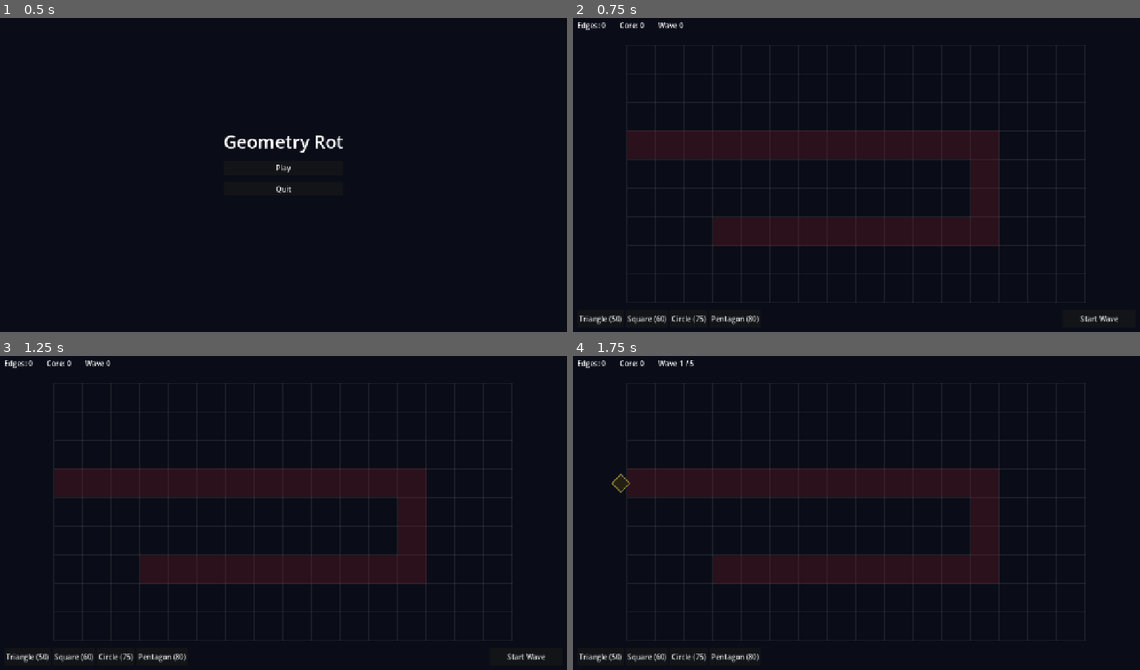
Above: before the commit, frames 1-4 (two rows, left to right).
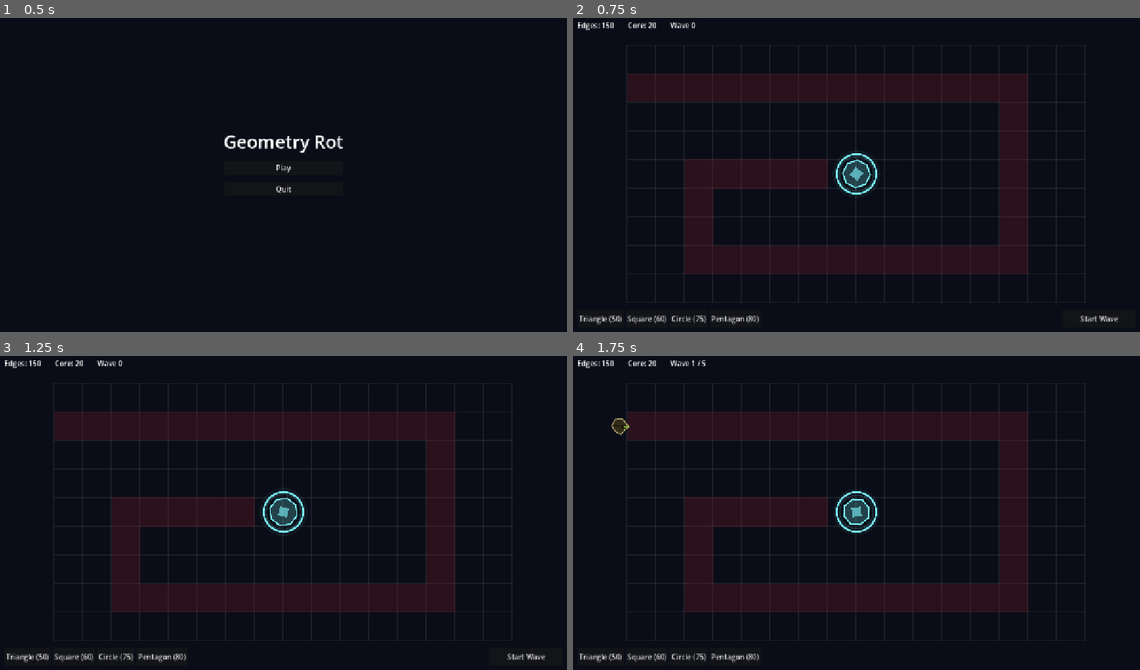
Above: after the commit, the same moments.

Repository: minabeikzadeh/GeometryRot
Game: Godot game, scene res://scenes/main_menu.tscn
Same seed, same stepped clock (60 frames per second), same inputs: the game is played once before the commit and once after it.
Inputs:
- Up to frame 1 (0.5 s): no input
- Up to frame 2 (0.75 s): click "Play" at 0.5 s
- Up to frame 3 (1.25 s): no input
- Up to frame 4 (1.75 s): click "Start Wave" at 1.25 s

Frame 1 is identical in both runs. In frame 2, 30% of the frame differs, in the area x 4-81%, y 1-82%; in frame 3, 30%; in frame 4, 30%.

Commit message:
Deformed zombie visuals

Diff:
--- a/scenes/level.tscn
+++ b/scenes/level.tscn
@@ -9,12 +9,13 @@
 [ext_resource type="PackedScene" path="res://scenes/tower.tscn" id="7_tower"]
 [ext_resource type="PackedScene" path="res://scenes/zombie.tscn" id="8_zombie"]
 [ext_resource type="PackedScene" path="res://scenes/hud.tscn" id="9_hud"]
+[ext_resource type="Script" path="res://scripts/core/core.gd" id="10_core"]
 
 [sub_resource type="Curve2D" id="Curve2D_path"]
 _data = {
-"points": PackedVector2Array(0, 0, 0, 0, -32, 224, 0, 0, 0, 0, 800, 224, 0, 0, 0, 0, 800, 416, 0, 0, 0, 0, 224, 416)
+"points": PackedVector2Array(0, 0, 0, 0, -32, 96, 0, 0, 0, 0, 864, 96, 0, 0, 0, 0, 864, 480, 0, 0, 0, 0, 160, 480, 0, 0, 0, 0, 160, 288, 0, 0, 0, 0, 512, 288)
 }
-point_count = 4
+point_count = 6
 
 [node name="Level" type="Node2D" node_paths=PackedStringArray("grid", "economy", "spawner")]
 script = ExtResource("1_gm")
@@ -26,11 +27,16 @@
 [node name="Grid" type="Node2D" parent="."]
 position = Vector2(128, 72)
 script = ExtResource("2_grid")
-path_cells = Array[Vector2i]([Vector2i(0, 3), Vector2i(1, 3), Vector2i(2, 3), Vector2i(3, 3), Vector2i(4, 3), Vector2i(5, 3), Vector2i(6, 3), Vector2i(7, 3), Vector2i(8, 3), Vector2i(9, 3), Vector2i(10, 3), Vector2i(11, 3), Vector2i(12, 3), Vector2i(12, 4), Vector2i(12, 5), Vector2i(12, 6), Vector2i(11, 6), Vector2i(10, 6), Vector2i(9, 6), Vector2i(8, 6), Vector2i(7, 6), Vector2i(6, 6), Vector2i(5, 6), Vector2i(4, 6), Vector2i(3, 6)])
+path_cells = Array[Vector2i]([Vector2i(0, 1), Vector2i(1, 1), Vector2i(2, 1), Vector2i(3, 1), Vector2i(4, 1), Vector2i(5, 1), Vector2i(6, 1), Vector2i(7, 1), Vector2i(8, 1), Vector2i(9, 1), Vector2i(10, 1), Vector2i(11, 1), Vector2i(12, 1), Vector2i(13, 1), Vector2i(13, 2), Vector2i(13, 3), Vector2i(13, 4), Vector2i(13, 5), Vector2i(13, 6), Vector2i(13, 7), Vector2i(12, 7), Vector2i(11, 7), Vector2i(10, 7), Vector2i(9, 7), Vector2i(8, 7), Vector2i(7, 7), Vector2i(6, 7), Vector2i(5, 7), Vector2i(4, 7), Vector2i(3, 7), Vector2i(2, 7), Vector2i(2, 6), Vector2i(2, 5), Vector2i(2, 4), Vector2i(3, 4), Vector2i(4, 4), Vector2i(5, 4), Vector2i(6, 4)])
+core_cells = Array[Vector2i]([Vector2i(7, 4), Vector2i(8, 4)])
 
 [node name="Path2D" type="Path2D" parent="."]
 position = Vector2(128, 72)
 curve = SubResource("Curve2D_path")
+
+[node name="Core" type="Node2D" parent="."]
+position = Vector2(640, 360)
+script = ExtResource("10_core")
 
 [node name="Economy" type="Node" parent="."]
 script = ExtResource("3_eco")
--- /dev/null
+++ b/scripts/core/core.gd
@@ -0,0 +1,67 @@
+class_name CoreTarget
+extends Node2D
+## The thing the player is defending. Drawn in code: a spinning octagon with a health ring.
+## Flashes when a zombie reaches it and shifts from cyan to red as health drops.
+## OWNER: Member 3 (art polish: Member 4).
+
+const BASE_COLOR := Color("#7df9ff")
+const DANGER_COLOR := Color("#ff3b4f")
+
+@export var radius: float = 30.0
+
+var max_health: int = 1
+var health: int = 1
+var _time: float = 0.0
+var _flash: float = 0.0
+
+
+func _ready() -> void:
+	add_to_group("core")
+	GameEvents.core_health_changed.connect(_on_health_changed)
+	GameEvents.zombie_reached_core.connect(func(_z): _flash = 1.0)
+
+
+func _on_health_changed(value: int) -> void:
+	max_health = maxi(max_health, value)   # first value we hear is the full health
+	health = value
+
+
+func _process(delta: float) -> void:
+	_time += delta
+	_flash = maxf(0.0, _flash - delta * 3.0)
+	queue_redraw()
+
+
+func _draw() -> void:
+	var frac := clampf(float(health) / float(max_health), 0.0, 1.0)
+	var col := DANGER_COLOR.lerp(BASE_COLOR, frac).lerp(Color.WHITE, _flash)
+	var pulse := 1.0 + 0.05 * sin(_time * 3.0)
+
+	# Soft glow rings
+	for i in 3:
+		var a := 0.14 - 0.04 * float(i)
+		draw_arc(Vector2.ZERO, radius * pulse + 8.0 + 6.0 * float(i), 0.0, TAU, 48, Color(col.r, col.g, col.b, a), 4.0)
+
+	# Health ring: full circle = full health
+	var ring_r := radius + 14.0
+	draw_arc(Vector2.ZERO, ring_r, 0.0, TAU, 64, Color(1, 1, 1, 0.12), 4.0)
+	if frac > 0.0:
+		draw_arc(Vector2.ZERO, ring_r, -PI / 2.0, -PI / 2.0 + TAU * frac, 64, col, 4.0, true)
+
+	# Outer octagon (spins slowly)
+	var outer := _polygon(8, radius * pulse, _time * 0.4)
+	draw_colored_polygon(outer, Color(col.r, col.g, col.b, 0.22))
+	outer.append(outer[0])
+	draw_polyline(outer, col, 3.0, true)
+
+	# Inner square (spins the other way)
+	var inner := _polygon(4, radius * 0.5, -_time * 0.8)
+	draw_colored_polygon(inner, Color(col.r, col.g, col.b, 0.6))
+
+
+func _polygon(sides: int, r: float, rot: float) -> PackedVector2Array:
+	var pts := PackedVector2Array()
+	for i in sides:
+		var a := TAU * float(i) / float(sides) + rot
+		pts.append(Vector2(cos(a), sin(a)) * r)
+	return pts
--- a/scripts/grid/grid_manager.gd
+++ b/scripts/grid/grid_manager.gd
@@ -7,6 +7,7 @@
 @export var columns: int = 16
 @export var rows: int = 9
 @export var path_cells: Array[Vector2i] = []   # filled by the level; towers cannot be placed here
+@export var core_cells: Array[Vector2i] = []   # cells under the Core; also blocked
 
 var occupied: Dictionary = {}   # Vector2i -> Tower
 
@@ -25,7 +26,7 @@
 
 
 func can_place(cell: Vector2i) -> bool:
-	return in_bounds(cell) and not occupied.has(cell) and not path_cells.has(cell)
+	return in_bounds(cell) and not occupied.has(cell) and not path_cells.has(cell) and not core_cells.has(cell)
 
 
 func occupy(cell: Vector2i, tower: Node2D) -> void:
--- a/scripts/systems/economy_manager.gd
+++ b/scripts/systems/economy_manager.gd
@@ -14,6 +14,10 @@
 	core_health = core_max_health
 	GameEvents.zombie_killed.connect(_on_zombie_killed)
 	GameEvents.zombie_reached_core.connect(_on_zombie_reached_core)
+	_emit_initial_values.call_deferred()
+
+
+func _emit_initial_values() -> void:
 	GameEvents.edges_changed.emit(edges)
 	GameEvents.core_health_changed.emit(core_health)
 
--- a/scripts/zombies/zombie.gd
+++ b/scripts/zombies/zombie.gd
@@ -1,17 +1,29 @@
 class_name Zombie
 extends Shape
 ## Infected shape. Follows a Path2D toward the Core.
+## Looks like a decayed version of its shape: dented edges, spikes or drips, cracks, wobble, glitch flicker.
 ## OWNER: Member 2.
+
+const CRACK_GLOW := Color("#a6ff3a")
+const GLITCH_COLOR := Color("#ff3bd4")
 
 var zombie_id: String = ""
 var stats: Dictionary = {}
 var path_follow: PathFollow2D = null   # set by WaveSpawner when spawned
 var speed_multiplier: float = 1.0      # slowed by Oval, slime, etc.
 
+# Visual deformation (random per zombie, so no two look the same)
+var _vert_scale := PackedFloat32Array()
+var _vert_angle := PackedFloat32Array()
+var _crack_idx: Array[int] = []
+var _time: float = 0.0
+var _glitch: float = 0.0
+
 
 func _ready() -> void:
 	is_zombie = true
 	add_to_group("zombies")
+	_time = randf() * 10.0
 
 
 func setup(id: String) -> void:
@@ -21,10 +33,47 @@
 	shape_color = Color(stats["color"])
 	max_health = stats["health"]
 	health = max_health
+	_build_deformation()
 	queue_redraw()
 
 
+## Builds a damaged outline: twice as many points as sides, so edges can dent inward.
+func _build_deformation() -> void:
+	var rng := RandomNumberGenerator.new()
+	rng.randomize()
+	_vert_scale.clear()
+	_vert_angle.clear()
+	_crack_idx.clear()
+	var round_shape: bool = sides > 8
+	var n: int = 16 if round_shape else sides * 2
+	for i in n:
+		var corner: bool = round_shape or i % 2 == 0
+		var s: float
+		match zombie_id:
+			"jagged_triangle":
+				# long spikes at the corners, deep notches between them
+				s = rng.randf_range(1.15, 1.45) if corner else rng.randf_range(0.35, 0.6)
+			"melting_circle":
+				s = rng.randf_range(0.8, 1.05)
+				var a := TAU * float(i) / float(n) - PI / 2.0
+				if sin(a) > 0.3:
+					s *= rng.randf_range(1.15, 1.55)   # drips hang off the bottom
+			_:
+				# cracked square, hexagon host: lumpy and dented
+				s = rng.randf_range(0.85, 1.15) if corner else rng.randf_range(0.55, 0.95)
+		_vert_scale.append(s)
+		_vert_angle.append(rng.randf_range(-0.1, 0.1))
+	for i in 3:
+		_crack_idx.append(rng.randi_range(0, n - 1))
+
+
 func _process(delta: float) -> void:
+	_time += delta
+	_glitch = maxf(0.0, _glitch - delta)
+	if randf() < delta * 0.4:
+		_glitch = 0.12
+	queue_redraw()
+
 	if path_follow == null:
 		return
 	path_follow.progress += float(stats["speed"]) * speed_multiplier * delta
@@ -32,6 +81,40 @@
 	if path_follow.progress_ratio >= 1.0:
 		GameEvents.zombie_reached_core.emit(self)
 		_cleanup()
+
+
+func _draw() -> void:
+	var n := _vert_scale.size()
+	if n == 0:
+		return
+	var pts := PackedVector2Array()
+	for i in n:
+		var a := TAU * float(i) / float(n) - PI / 2.0 + _vert_angle[i]
+		var wobble := 1.0 + 0.04 * sin(_time * 6.0 + float(i) * 1.7)
+		pts.append(Vector2(cos(a), sin(a)) * radius * _vert_scale[i] * wobble)
+
+	var frac: float = clampf(health / max_health, 0.0, 1.0)
+	var fill := shape_color.darkened(0.6)
+	fill.a = lerpf(0.3, 0.85, frac)
+	draw_colored_polygon(pts, fill)
+
+	var outline := pts.duplicate()
+	outline.append(pts[0])
+	draw_polyline(outline, shape_color.lightened(0.25), 2.5, true)
+
+	# Cracks: dark line with a thin toxic-green glow beside it
+	for idx in _crack_idx:
+		var tip: Vector2 = pts[idx]
+		draw_line(tip * 0.15, tip * 0.85, Color(0, 0, 0, 0.8), 2.0)
+		draw_line(tip * 0.15 + Vector2(1, 1), tip * 0.85 + Vector2(1, 1), Color(CRACK_GLOW, 0.6), 1.0)
+
+	# Occasional glitch flicker: offset magenta copy of the outline
+	if _glitch > 0.0:
+		var off := Vector2(randf_range(-3.0, 3.0), randf_range(-2.0, 2.0))
+		var ghost := PackedVector2Array()
+		for p in outline:
+			ghost.append(p + off)
+		draw_polyline(ghost, Color(GLITCH_COLOR, 0.6), 1.5, true)
 
 
 func _on_death() -> void:
Not shown: 1 places in scenes/level.tscn that only renumber resources
Not shown, added: scripts/core/core.gd.uid
Not shown, changed: docs/ARCHITECTURE.md
